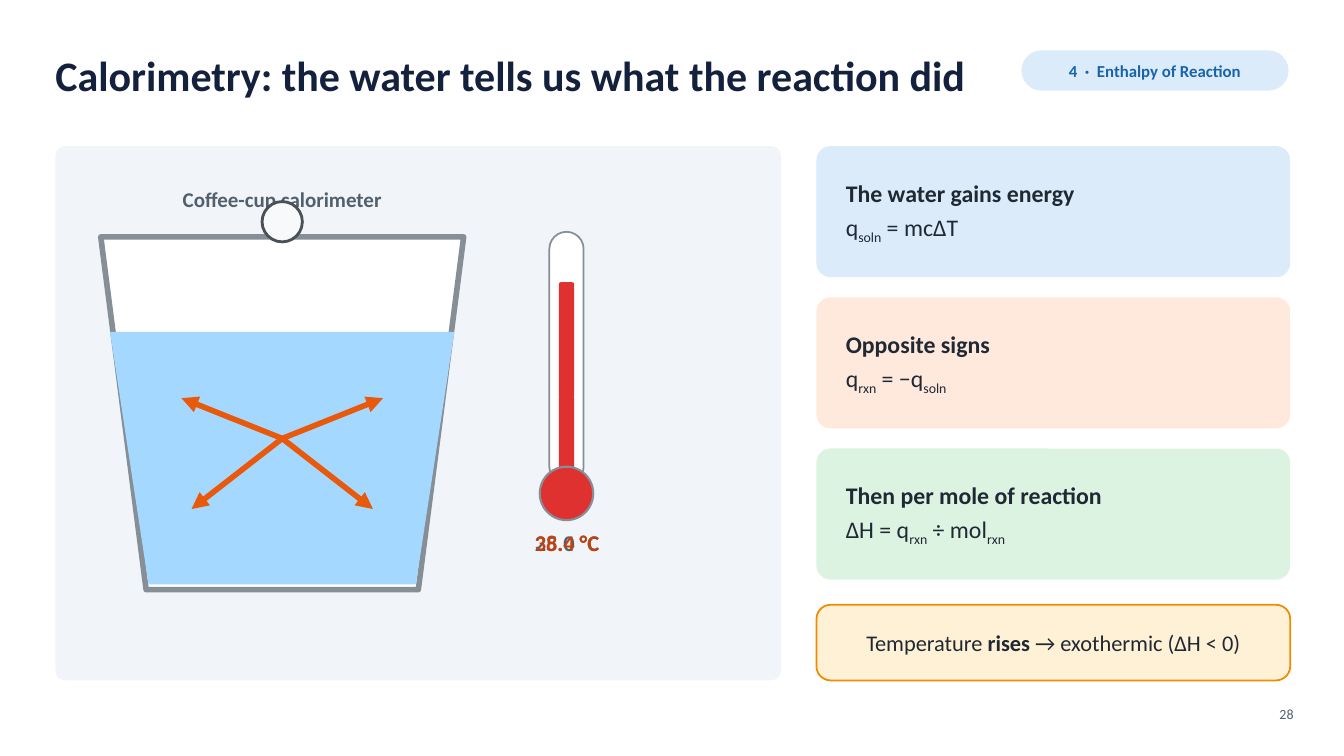
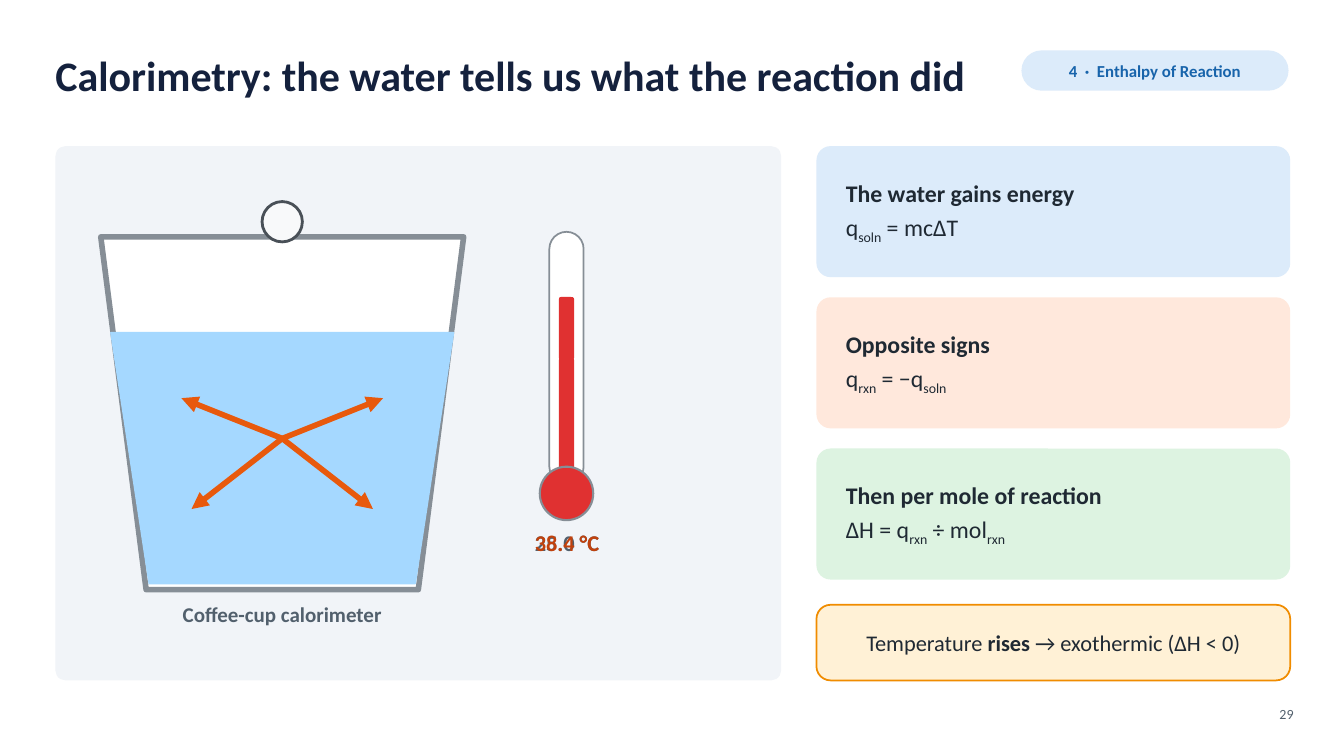
Before and after one commit to davidmoriarty-lab/School_Stuff, a slide deck: slide 29 of chemistry_notes/AP Chemistry/Thermochemistry and Free Energy/AP Chem Unit 6 - Thermochemistry and Free Energy - SLIDES.pptx (slide 28 before the commit). Drawn at 1344x756 pixels with LibreOffice and Linux fonts; fonts in the diff are those of the drawing. Boxes give left, top, right and bottom in pixels: in the first picture for what was removed or moved away, otherwise in the second. Text is boxed around its words. In the diff, an @@ line names an element or a change of style, - is before the commit and + after.

```diff
--- a/chemistry_notes/AP Chemistry/Thermochemistry and Free Energy/AP Chem Unit 6 - Thermochemistry and Free Energy - SLIDES.pptx
+++ b/chemistry_notes/AP Chemistry/Thermochemistry and Free Energy/AP Chem Unit 6 - Thermochemistry and Free Energy - SLIDES.pptx
@@ rounded rectangle: place and size @@
-rounded rectangle at box(560, 282, 575, 398)
+rounded rectangle at box(560, 297, 575, 360)
@@ text "Coffee-cup calorimeter": place and size @@
-text "Coffee-cup calorimeter" at box(183, 192, 382, 213)
+text "Coffee-cup calorimeter" at box(183, 607, 382, 626)
@@ page number at box(1279, 710, 1293, 719): text changed @@
-28
+29
```
Also in this commit, not shown: 23 other slides changed, 1 slide added, 10 other files.
